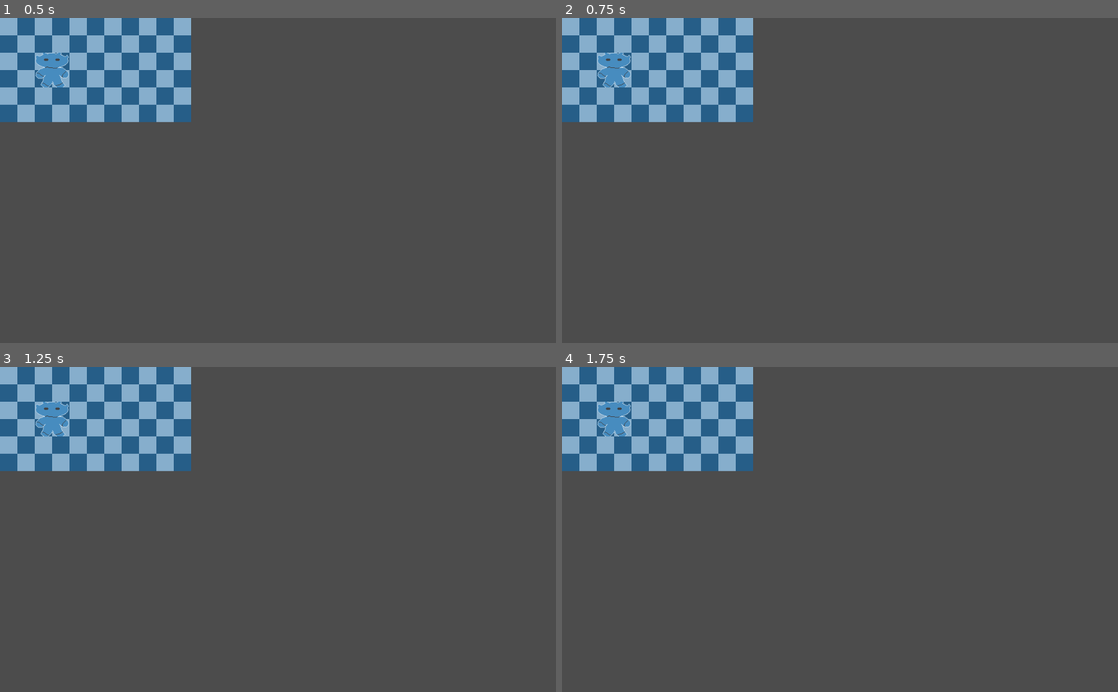
Above: before the commit, frames 1-4 (two rows, left to right).
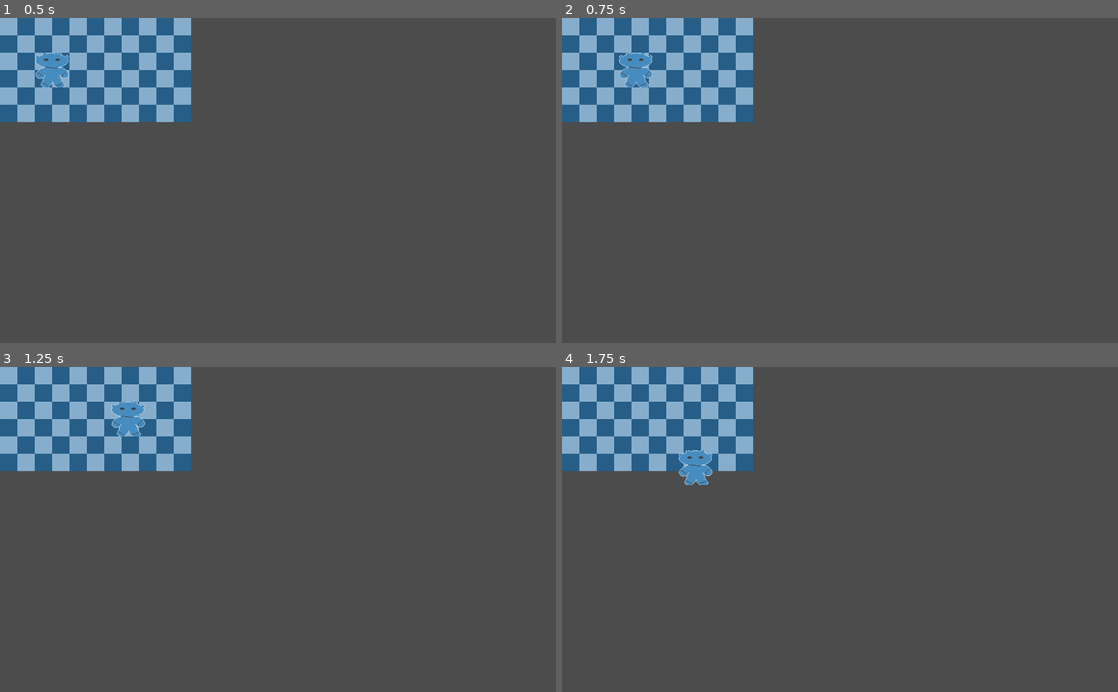
Above: after the commit, the same moments.

Repository: russmatney/beatemup-three
Game: Godot game, scene res://src/MovementDemo.tscn
Two runs of this game, one before a commit and one after it. Both use one fixed random seed, a clock stepped at 60 frames per second and the inputs below. The project has no main scene, so this scene is started directly.
Inputs:
- Up to frame 1 (0.5 s): no input
- Up to frame 2 (0.75 s): tap Enter at 0.5 s; hold Right (move_right, bound only after the commit) from 0.53 s (still down)
- Up to frame 3 (1.25 s): keep holding Right (move_right, bound only after the commit)
- Up to frame 4 (1.75 s): release Right (move_right, bound only after the commit) at 1.28 s; hold Down (move_down, bound only after the commit) from 1.28 s (still down)

Frame 1 is identical in both runs. In frame 2, 0.8% of the frame differs, in the area x 6-17%, y 10-22%; in frame 3, 1.0%; in frame 4, 1.0%, in the area x 6-28%, y 10-37%.

Commit message:
feat: initial movement via autoloads
Includes autoloaded Notif module

Diff:
--- a/project.godot
+++ b/project.godot
@@ -13,6 +13,38 @@
 config/name="BeatEmUpThree"
 config/icon="res://icon.png"
 
+[autoload]
+
+Notif="*res://src/Notif.gd"
+Trols="*res://src/Trols.gd"
+
+[input]
+
+move_left={
+"deadzone": 0.5,
+"events": [ Object(InputEventKey,"resource_local_to_scene":false,"resource_name":"","device":0,"alt":false,"shift":false,"control":false,"meta":false,"command":false,"pressed":false,"scancode":16777231,"physical_scancode":0,"unicode":0,"echo":false,"script":null)
+, Object(InputEventKey,"resource_local_to_scene":false,"resource_name":"","device":0,"alt":false,"shift":false,"control":false,"meta":false,"command":false,"pressed":false,"scancode":65,"physical_scancode":0,"unicode":0,"echo":false,"script":null)
+ ]
+}
+move_right={
+"deadzone": 0.5,
+"events": [ Object(InputEventKey,"resource_local_to_scene":false,"resource_name":"","device":0,"alt":false,"shift":false,"control":false,"meta":false,"command":false,"pressed":false,"scancode":16777233,"physical_scancode":0,"unicode":0,"echo":false,"script":null)
+, Object(InputEventKey,"resource_local_to_scene":false,"resource_name":"","device":0,"alt":false,"shift":false,"control":false,"meta":false,"command":false,"pressed":false,"scancode":68,"physical_scancode":0,"unicode":0,"echo":false,"script":null)
+ ]
+}
+move_up={
+"deadzone": 0.5,
+"events": [ Object(InputEventKey,"resource_local_to_scene":false,"resource_name":"","device":0,"alt":false,"shift":false,"control":false,"meta":false,"command":false,"pressed":false,"scancode":87,"physical_scancode":0,"unicode":0,"echo":false,"script":null)
+, Object(InputEventKey,"resource_local_to_scene":false,"resource_name":"","device":0,"alt":false,"shift":false,"control":false,"meta":false,"command":false,"pressed":false,"scancode":16777232,"physical_scancode":0,"unicode":0,"echo":false,"script":null)
+ ]
+}
+move_down={
+"deadzone": 0.5,
+"events": [ Object(InputEventKey,"resource_local_to_scene":false,"resource_name":"","device":0,"alt":false,"shift":false,"control":false,"meta":false,"command":false,"pressed":false,"scancode":16777234,"physical_scancode":0,"unicode":0,"echo":false,"script":null)
+, Object(InputEventKey,"resource_local_to_scene":false,"resource_name":"","device":0,"alt":false,"shift":false,"control":false,"meta":false,"command":false,"pressed":false,"scancode":83,"physical_scancode":0,"unicode":0,"echo":false,"script":null)
+ ]
+}
+
 [physics]
 
 common/enable_pause_aware_picking=true
--- /dev/null
+++ b/src/Char.gd
@@ -0,0 +1,16 @@
+extends KinematicBody2D
+
+var velocity = Vector2()
+var speed = 200
+
+# Called when the node enters the scene tree for the first time.
+func _ready():
+  Notif.notif("ready")
+
+
+func _process(_delta):
+  pass
+
+func _physics_process(_delta):
+  velocity = Trols.move_dir() * speed
+  velocity = move_and_slide(velocity)
--- a/src/Char.tscn
+++ b/src/Char.tscn
@@ -1,6 +1,7 @@
-[gd_scene load_steps=3 format=2]
+[gd_scene load_steps=5 format=2]
 
 [ext_resource path="res://assets/godot-char_sheet.png" type="Texture" id=1]
+[ext_resource path="res://src/Char.gd" type="Script" id=2]
 
 [sub_resource type="SpriteFrames" id=1]
 animations = [ {
@@ -10,7 +11,14 @@
 "speed": 5.0
 } ]
 
-[node name="Char" type="Node2D"]
+[sub_resource type="RectangleShape2D" id=2]
+extents = Vector2( 31, 32 )
+
+[node name="Char" type="KinematicBody2D"]
+script = ExtResource( 2 )
 
 [node name="AnimatedSprite" type="AnimatedSprite" parent="."]
 frames = SubResource( 1 )
+
+[node name="CollisionShape2D" type="CollisionShape2D" parent="."]
+shape = SubResource( 2 )
--- /dev/null
+++ b/src/Notif.gd
@@ -0,0 +1,4 @@
+extends Node
+
+func notif(msg: String):
+  print("notif", msg)
--- /dev/null
+++ b/src/Trols.gd
@@ -0,0 +1,16 @@
+extends Node
+
+# returns a normalized Vector2 based on the controller's movement
+func move_dir():
+  var v_diff = Vector2()
+
+  if Input.is_action_pressed("move_right"):
+    v_diff.x += 1
+  if Input.is_action_pressed("move_left"):
+    v_diff.x -= 1
+  if Input.is_action_pressed("move_down"):
+    v_diff.y += 1
+  if Input.is_action_pressed("move_up"):
+    v_diff.y -= 1
+
+  return v_diff.normalized()
